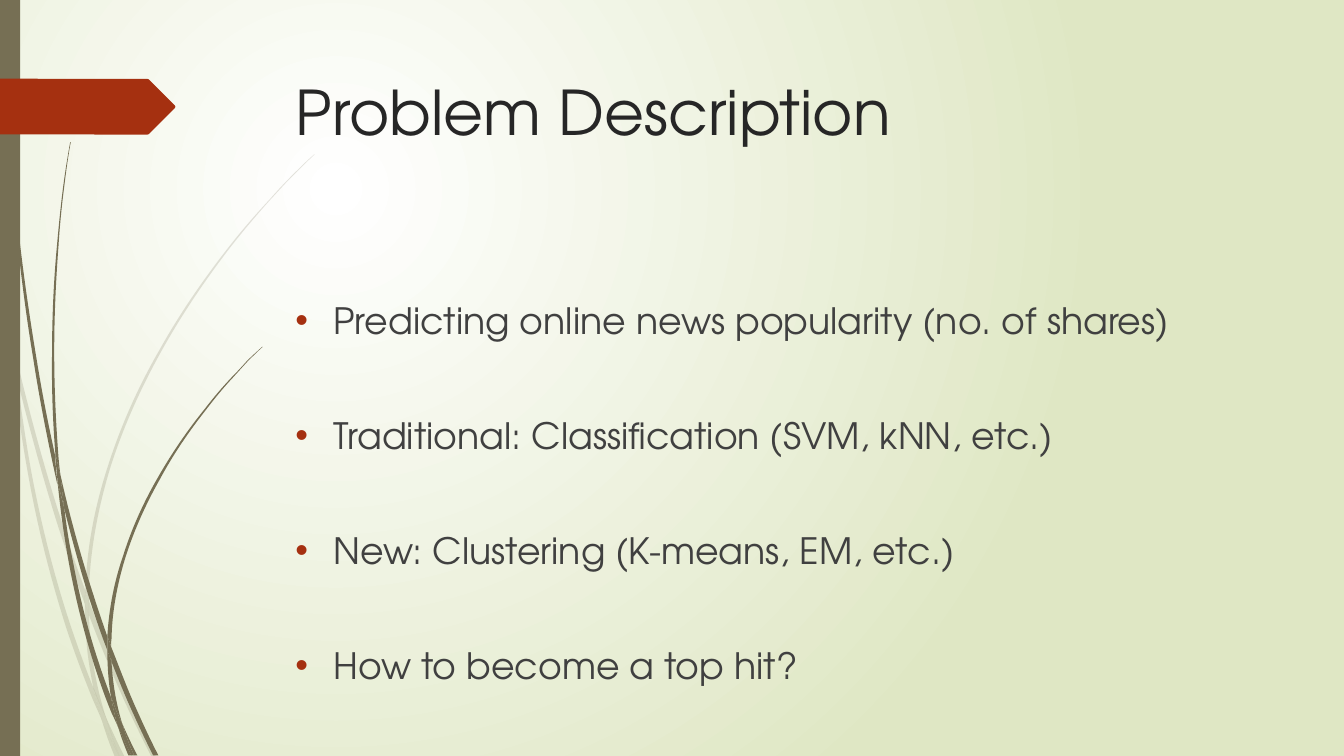
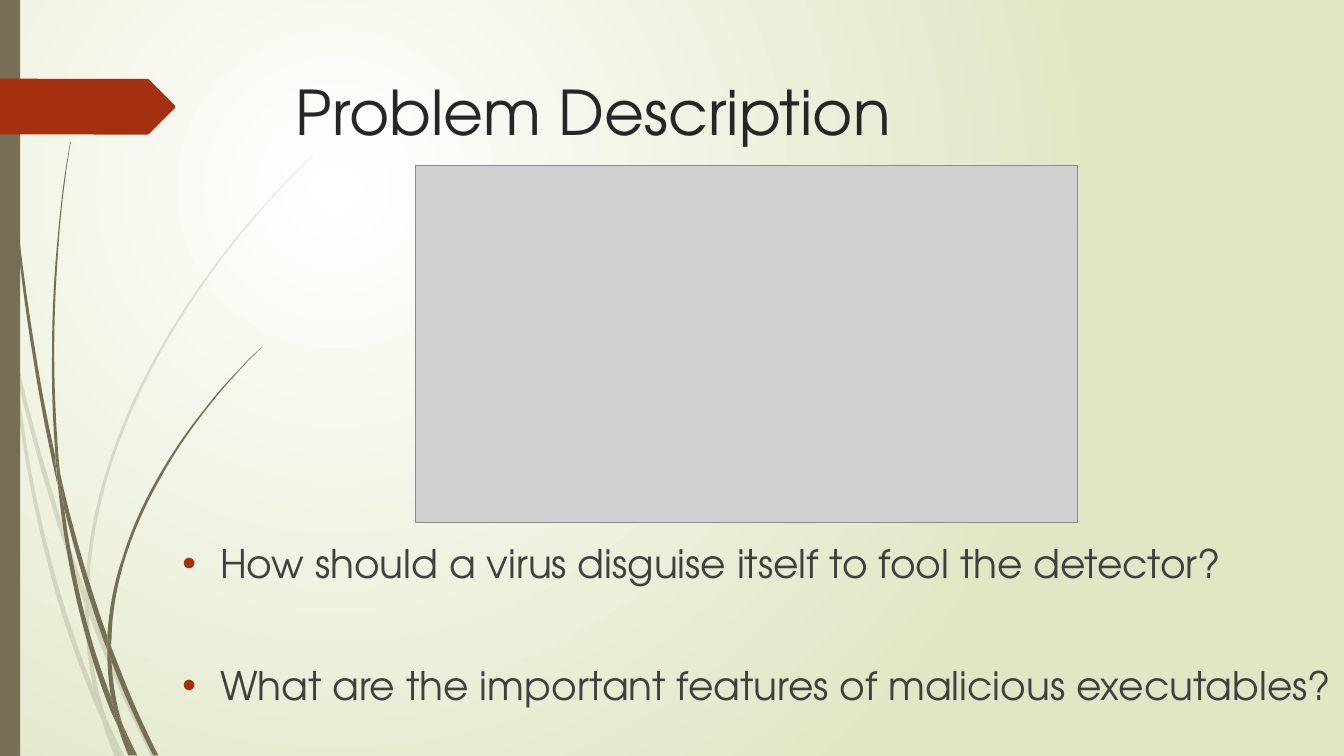
Before and after one commit to XiaokuanOSU/ML-Project, a slide deck: slide 2 of PPTGroup10.pptx. Drawn at 1344x756 pixels with LibreOffice and Linux fonts; fonts in the diff are those of the drawing; grey boxes stand for pictures. Boxes give left, top, right and bottom in pixels: in the first picture for what was removed or moved away, otherwise in the second. Text is boxed around its words. In the diff, an @@ line names an element or a change of style, - is before the commit and + after.

```diff
--- a/PPTGroup10.pptx
+++ b/PPTGroup10.pptx
@@ picture added at box(415, 165, 1077, 522) @@
@@ text at box(220, 548, 1331, 708): text changed; size 25.9 to 28 pt @@
-• Predicting online news popularity (no. of shares)
-• Traditional: Classification (SVM, kNN, etc.)
-• New: Clustering (K-means, EM, etc.)
-• How to become a top hit?
+• How should a virus disguise itself to fool the detector?
+• What are the important features of malicious executables?
```
Also in this commit, not shown: 2 other slides changed, 1 slide added, 1 slide removed, 6 other files.
